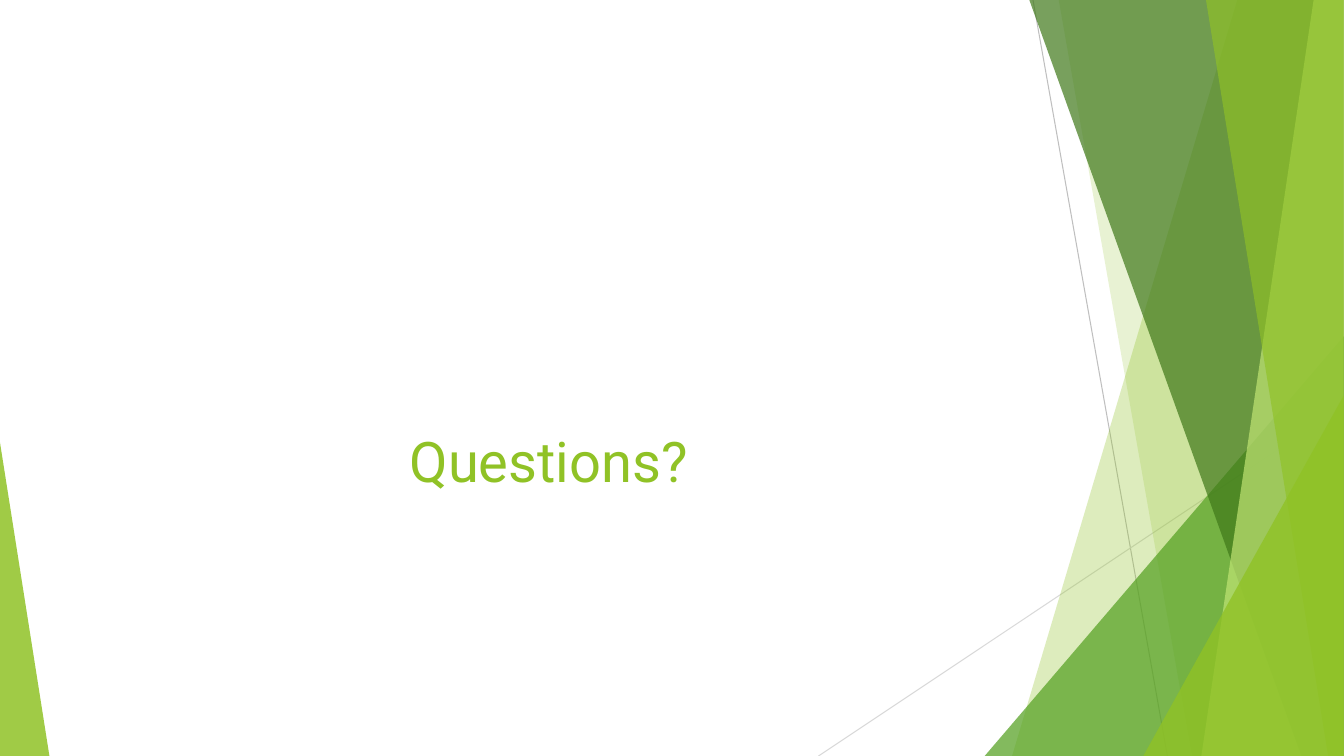
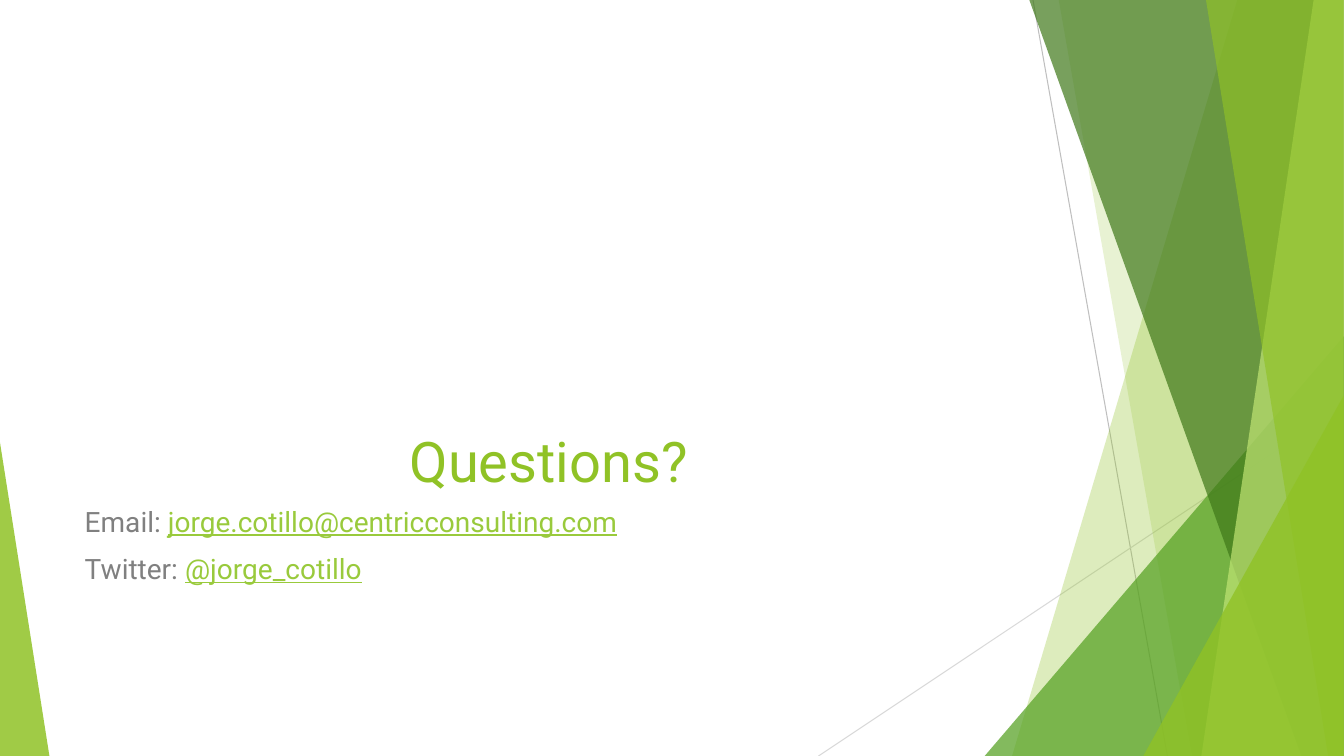
Before and after one commit to jorgecotillo/gab-boston-2017, a slide deck: slide 19 of DevOps_Presentation.pptx. Drawn at 1344x756 pixels with LibreOffice and Linux fonts; fonts in the diff are those of the drawing. Boxes give left, top, right and bottom in pixels: in the first picture for what was removed or moved away, otherwise in the second. Text is boxed around its words. In the diff, an @@ line names an element or a change of style, - is before the commit and + after.

Commit message:
Presentation updated

```diff
--- a/DevOps_Presentation.pptx
+++ b/DevOps_Presentation.pptx
@@ text added at [85,511,617,585], 20 pt, text #99CA3C, underline @@
+Email: jorge.cotillo@centricconsulting.com
+Twitter: @jorge_cotillo
```
Also in this commit, not shown: 1 other slide changed.
